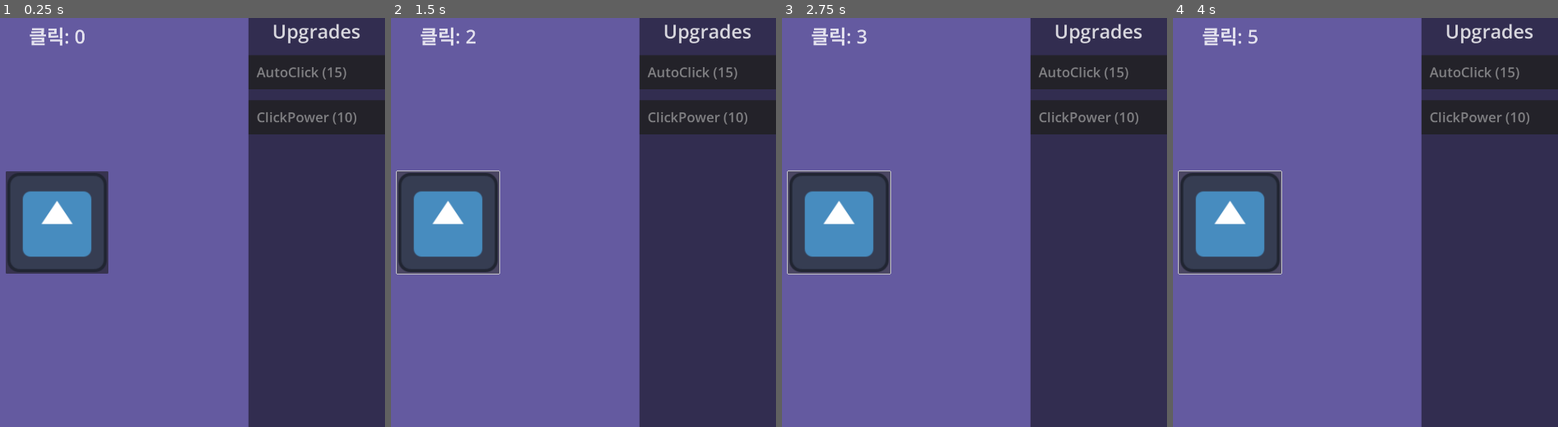
Above: before the commit, frames 1-4 (left to right).
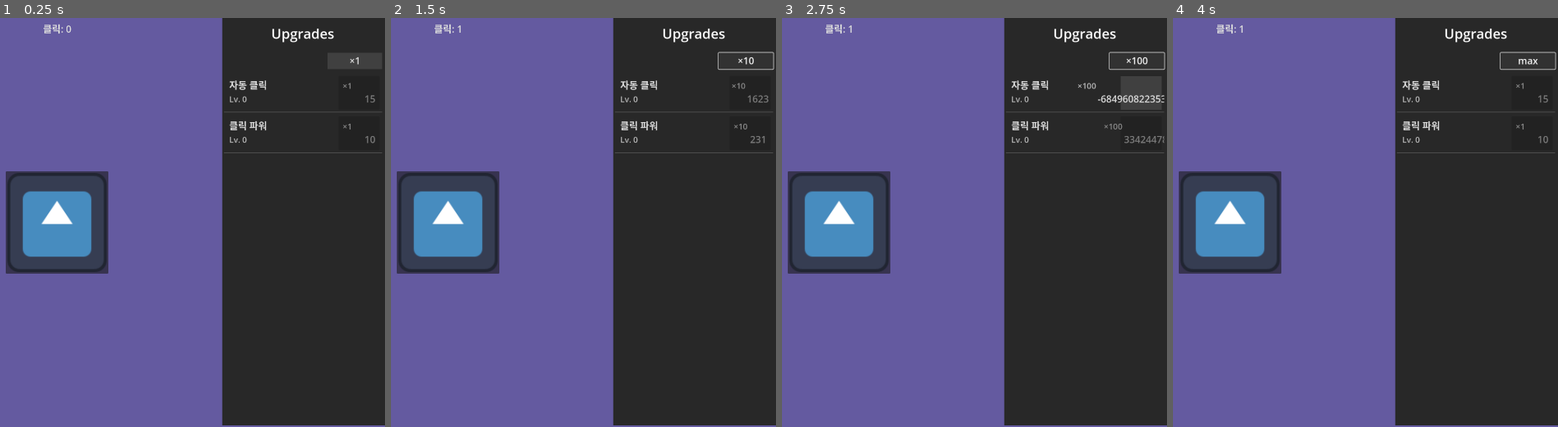
Above: after the commit, the same moments.

Repository: rwajm/godot-mini-clicker
Game: Godot game, scene res://scenes/main.tscn
Same seed, same stepped clock (60 frames per second), same inputs: the game is played once before the commit and once after it. The engine's default icon, where the game draws it, is replaced by a stand-in: a white triangle on a blue panel in a dark square.
Inputs (mouse positions are in pixels of both pictures, inside the frame that each line leads up to; where the layout moved, square brackets give the same spot in the first picture):
- Up to frame 1 (0.25 s): no input
- Up to frame 2 (1.5 s): click (448, 222) at 0.5 s; click (745, 58) [448, 222] at 1.25 s
- Up to frame 3 (2.75 s): click (1136, 58) [839, 222] at 2 s
- Up to frame 4 (4 s): click (1527, 58) [1230, 222] at 2.75 s; click (1527, 58) [1230, 222] at 3.5 s

The runs differ from the first frame. In frame 1, 38% of the frame differs, in the area x 7-100%, y 0-100%; in frame 2, 38%; in frame 3, 38%, in the area x 1-100%, y 0-100%; in frame 4, 38%.

Commit message:
업그레이드 패널(미완)

Diff:
--- /dev/null
+++ b/assets/label_settings_description.tres
@@ -0,0 +1,6 @@
+[gd_resource type="LabelSettings" format=3 uid="uid://cmcjc36abu7hj"]
+
+[resource]
+line_spacing = 0.0
+font_size = 24
+font_color = Color(0.733333, 0.733333, 0.733333, 1)
--- a/assets/label_settings_title.tres
+++ b/assets/label_settings_title.tres
@@ -1,5 +1,5 @@
 [gd_resource type="LabelSettings" format=3 uid="uid://b64bdumv2qjo3"]
 
 [resource]
-font_size = 56
-font_color = Color(1, 1, 1, 0.815686)
+font_size = 28
+font_color = Color(0.866667, 0.866667, 0.866667, 1)
--- a/assets/style_box_flat.tres
+++ /dev/null
@@ -1,5 +0,0 @@
-[gd_resource type="StyleBoxFlat" format=3 uid="uid://djrdrxwvc6fj6"]
-
-[resource]
-content_margin_left = 24.0
-bg_color = Color(0.12549, 0.12549, 0.12549, 0.815686)
--- /dev/null
+++ b/assets/style_box_flat_button.tres
@@ -0,0 +1,4 @@
+[gd_resource type="StyleBoxFlat" format=3 uid="uid://dd2260bp2eese"]
+
+[resource]
+bg_color = Color(0.25098, 0.25098, 0.25098, 1)
--- /dev/null
+++ b/assets/style_box_flat_item.tres
@@ -0,0 +1,11 @@
+[gd_resource type="StyleBoxFlat" format=3 uid="uid://djrdrxwvc6fj6"]
+
+[resource]
+content_margin_left = 16.0
+content_margin_top = 8.0
+content_margin_right = 8.0
+content_margin_bottom = 8.0
+bg_color = Color(0, 0, 0, 0)
+border_width_bottom = 2
+border_color = Color(0.733333, 0.733333, 0.733333, 0.25098)
+shadow_color = Color(0.188235, 0.188235, 0.188235, 1)
--- a/scenes/main.tscn
+++ b/scenes/main.tscn
@@ -1,9 +1,17 @@
-[gd_scene load_steps=5 format=3 uid="uid://cqxtc6fkyicnd"]
+[gd_scene load_steps=8 format=3 uid="uid://cqxtc6fkyicnd"]
 
 [ext_resource type="Script" uid="uid://cr5ea4kw8p4gp" path="res://scripts/game_manager.gd" id="1_jyhfs"]
 [ext_resource type="PackedScene" uid="uid://bcdj31cplynon" path="res://scenes/clicker_button.tscn" id="1_o5qli"]
-[ext_resource type="PackedScene" uid="uid://df1oimf886234" path="res://scenes/upgrade_button.tscn" id="2_0wfyh"]
+[ext_resource type="PackedScene" uid="uid://df1oimf886234" path="res://scenes/upgrade_item.tscn" id="2_0wfyh"]
 [ext_resource type="LabelSettings" uid="uid://b64bdumv2qjo3" path="res://assets/label_settings_title.tres" id="2_sugp2"]
+[ext_resource type="StyleBox" uid="uid://dd2260bp2eese" path="res://assets/style_box_flat_button.tres" id="4_tbgi4"]
+[ext_resource type="Script" uid="uid://bn8icalt3qu8k" path="res://scripts/quantity_selector_button.gd" id="5_tefeu"]
+
+[sub_resource type="StyleBoxEmpty" id="StyleBoxEmpty_tefeu"]
+content_margin_left = 8.0
+content_margin_top = 0.0
+content_margin_right = 8.0
+content_margin_bottom = 0.0
 
 [node name="Main" type="Node2D"]
 script = ExtResource("1_jyhfs")
@@ -62,7 +70,9 @@
 anchor_left = 1.0
 anchor_right = 1.0
 anchor_bottom = 1.0
-offset_left = -400.0
+offset_left = -480.0
+offset_top = -2.0
+offset_bottom = -2.0
 grow_horizontal = 0
 grow_vertical = 2
 
@@ -71,29 +81,60 @@
 anchors_preset = 15
 anchor_right = 1.0
 anchor_bottom = 1.0
+offset_left = 3.0
+offset_top = -3.0
+offset_right = 3.0
+offset_bottom = -3.0
 grow_horizontal = 2
 grow_vertical = 2
-color = Color(0, 0, 0, 0.501961)
+color = Color(0.156863, 0.156863, 0.156863, 1)
 
-[node name="UpgradePanel" type="VBoxContainer" parent="CanvasLayer/UI/UpgradeControl"]
+[node name="UpgradeVbox" type="VBoxContainer" parent="CanvasLayer/UI/UpgradeControl"]
 layout_mode = 1
-anchors_preset = -1
+anchors_preset = 15
 anchor_right = 1.0
 anchor_bottom = 1.0
 grow_horizontal = 2
 grow_vertical = 2
-theme_override_constants/separation = 32
+theme_override_constants/separation = 8
 
-[node name="UpgradeTitle" type="Label" parent="CanvasLayer/UI/UpgradeControl/UpgradePanel"]
+[node name="UpgradeTitle" type="Label" parent="CanvasLayer/UI/UpgradeControl/UpgradeVbox"]
+custom_minimum_size = Vector2(0, 96)
 layout_mode = 2
+size_flags_vertical = 1
+theme_override_font_sizes/font_size = 40
 text = "Upgrades"
-label_settings = ExtResource("2_sugp2")
 horizontal_alignment = 1
+vertical_alignment = 1
 
-[node name="AutoClickButton" parent="CanvasLayer/UI/UpgradeControl/UpgradePanel" instance=ExtResource("2_0wfyh")]
+[node name="UpgradePanelContainer" type="PanelContainer" parent="CanvasLayer/UI/UpgradeControl/UpgradeVbox"]
 layout_mode = 2
-text = "AutoClick"
+size_flags_vertical = 3
+theme_override_styles/panel = SubResource("StyleBoxEmpty_tefeu")
 
-[node name="ClickPowerButton" parent="CanvasLayer/UI/UpgradeControl/UpgradePanel" instance=ExtResource("2_0wfyh")]
+[node name="VBoxContainer" type="VBoxContainer" parent="CanvasLayer/UI/UpgradeControl/UpgradeVbox/UpgradePanelContainer"]
 layout_mode = 2
-text = "ClickPower"
+theme_override_constants/separation = 12
+
+[node name="QuantitySelectorButton" type="Button" parent="CanvasLayer/UI/UpgradeControl/UpgradeVbox/UpgradePanelContainer/VBoxContainer"]
+custom_minimum_size = Vector2(160, 48)
+layout_mode = 2
+size_flags_horizontal = 8
+theme_override_font_sizes/font_size = 28
+theme_override_styles/normal = ExtResource("4_tbgi4")
+text = "×1"
+script = ExtResource("5_tefeu")
+
+[node name="ScrollContainer" type="ScrollContainer" parent="CanvasLayer/UI/UpgradeControl/UpgradeVbox/UpgradePanelContainer/VBoxContainer"]
+layout_mode = 2
+size_flags_vertical = 3
+
+[node name="VBoxContainer" type="VBoxContainer" parent="CanvasLayer/UI/UpgradeControl/UpgradeVbox/UpgradePanelContainer/VBoxContainer/ScrollContainer"]
+layout_mode = 2
+size_flags_horizontal = 3
+
+[node name="AutoClickItem" parent="CanvasLayer/UI/UpgradeControl/UpgradeVbox/UpgradePanelContainer/VBoxContainer/ScrollContainer/VBoxContainer" instance=ExtResource("2_0wfyh")]
+layout_mode = 2
+
+[node name="ClickPowerItem" parent="CanvasLayer/UI/UpgradeControl/UpgradeVbox/UpgradePanelContainer/VBoxContainer/ScrollContainer/VBoxContainer" instance=ExtResource("2_0wfyh")]
+layout_mode = 2
--- a/scenes/upgrade_button.tscn
+++ /dev/null
@@ -1,28 +0,0 @@
-[gd_scene load_steps=4 format=3 uid="uid://df1oimf886234"]
-
-[ext_resource type="StyleBox" uid="uid://djrdrxwvc6fj6" path="res://assets/style_box_flat.tres" id="1_mdhk6"]
-[ext_resource type="Script" uid="uid://5jub373uaprt" path="res://scripts/upgrade_button.gd" id="1_vd32k"]
-
-[sub_resource type="Theme" id="Theme_vd32k"]
-default_font_size = 40
-/styles/stylebox = ExtResource("1_mdhk6")
-
-[node name="UpgradeButton" type="Button"]
-custom_minimum_size = Vector2(0, 100)
-offset_right = 400.0
-offset_bottom = 200.0
-theme = SubResource("Theme_vd32k")
-theme_override_styles/focus = ExtResource("1_mdhk6")
-theme_override_styles/disabled_mirrored = ExtResource("1_mdhk6")
-theme_override_styles/disabled = ExtResource("1_mdhk6")
-theme_override_styles/hover_pressed_mirrored = ExtResource("1_mdhk6")
-theme_override_styles/hover_pressed = ExtResource("1_mdhk6")
-theme_override_styles/hover_mirrored = ExtResource("1_mdhk6")
-theme_override_styles/hover = ExtResource("1_mdhk6")
-theme_override_styles/pressed_mirrored = ExtResource("1_mdhk6")
-theme_override_styles/pressed = ExtResource("1_mdhk6")
-theme_override_styles/normal_mirrored = ExtResource("1_mdhk6")
-theme_override_styles/normal = ExtResource("1_mdhk6")
-text = "textbutton"
-alignment = 0
-script = ExtResource("1_vd32k")
--- /dev/null
+++ b/scenes/upgrade_item.tscn
@@ -0,0 +1,77 @@
+[gd_scene load_steps=7 format=3 uid="uid://df1oimf886234"]
+
+[ext_resource type="StyleBox" uid="uid://djrdrxwvc6fj6" path="res://assets/style_box_flat_item.tres" id="1_mdhk6"]
+[ext_resource type="Script" uid="uid://5jub373uaprt" path="res://scripts/upgrade_item.gd" id="1_vd32k"]
+[ext_resource type="LabelSettings" uid="uid://b64bdumv2qjo3" path="res://assets/label_settings_title.tres" id="3_isks0"]
+[ext_resource type="LabelSettings" uid="uid://cmcjc36abu7hj" path="res://assets/label_settings_description.tres" id="4_0e4al"]
+[ext_resource type="StyleBox" uid="uid://dd2260bp2eese" path="res://assets/style_box_flat_button.tres" id="5_n2pwb"]
+
+[sub_resource type="StyleBoxEmpty" id="StyleBoxEmpty_n2pwb"]
+content_margin_left = 12.0
+content_margin_top = 12.0
+content_margin_right = 12.0
+content_margin_bottom = 12.0
+
+[node name="UpgradeItem" type="PanelContainer"]
+custom_minimum_size = Vector2(0, 115)
+anchors_preset = 10
+anchor_right = 1.0
+offset_bottom = 115.0
+grow_horizontal = 2
+theme_override_styles/panel = ExtResource("1_mdhk6")
+script = ExtResource("1_vd32k")
+
+[node name="HBoxContainer" type="HBoxContainer" parent="."]
+layout_mode = 2
+theme_override_constants/separation = 16
+
+[node name="VBoxContainer" type="VBoxContainer" parent="HBoxContainer"]
+layout_mode = 2
+size_flags_horizontal = 2
+
+[node name="NameLabel" type="Label" parent="HBoxContainer/VBoxContainer"]
+layout_mode = 2
+size_flags_horizontal = 0
+size_flags_vertical = 10
+text = "UpgradeName"
+label_settings = ExtResource("3_isks0")
+vertical_alignment = 1
+
+[node name="LevelLabel" type="Label" parent="HBoxContainer/VBoxContainer"]
+layout_mode = 2
+size_flags_horizontal = 0
+size_flags_vertical = 2
+text = "Lv. 0"
+label_settings = ExtResource("4_0e4al")
+vertical_alignment = 1
+
+[node name="UpgradeButton" type="Button" parent="HBoxContainer"]
+custom_minimum_size = Vector2(120, 0)
+layout_mode = 2
+size_flags_horizontal = 8
+theme_override_styles/normal = ExtResource("5_n2pwb")
+
+[node name="PanelContainer" type="PanelContainer" parent="HBoxContainer/UpgradeButton"]
+layout_mode = 1
+anchors_preset = 15
+anchor_right = 1.0
+anchor_bottom = 1.0
+grow_horizontal = 2
+grow_vertical = 2
+theme_override_styles/panel = SubResource("StyleBoxEmpty_n2pwb")
+
+[node name="HBoxContainer" type="HBoxContainer" parent="HBoxContainer/UpgradeButton/PanelContainer"]
+layout_mode = 2
+
+[node name="QuantityLabel" type="Label" parent="HBoxContainer/UpgradeButton/PanelContainer/HBoxContainer"]
+layout_mode = 2
+size_flags_vertical = 0
+text = "×1"
+label_settings = ExtResource("4_0e4al")
+
+[node name="CostLabel" type="Label" parent="HBoxContainer/UpgradeButton/PanelContainer/HBoxContainer"]
+layout_mode = 2
+size_flags_horizontal = 10
+size_flags_vertical = 8
+text = "0"
+label_settings = ExtResource("3_isks0")
--- a/scripts/game_manager.gd
+++ b/scripts/game_manager.gd
@@ -1,16 +1,28 @@
 extends Node2D
 
 var clicks: int = 0
-var clicks_per_second: int = 0
-var click_power: int = 1
+var auto_click_power: int = 0
+var manual_click_power: int = 1
+
+var auto_click_base_price: int = 15
+var click_power_base_price: int = 10
 
 var auto_click_price: int = 15
 var click_power_price: int = 10
 
+# 업그레이드 레벨 추가
+var auto_click_level: int = 0
+var click_power_level: int = 0
+
+# 가격 배수
+var auto_click_multiplier: float = 1.5
+var click_power_multiplier: float = 1.2
+
 @onready var score_label = $CanvasLayer/UI/ScoreLabel
 @onready var clicker_button = $CanvasLayer/UI/ClickerControl/ClickerButton
-@onready var auto_click_button = $CanvasLayer/UI/UpgradeControl/UpgradePanel/AutoClickButton
-@onready var click_power_button = $CanvasLayer/UI/UpgradeControl/UpgradePanel/ClickPowerButton
+@onready var auto_click_item = $CanvasLayer/UI/UpgradeControl/UpgradeVbox/UpgradePanelContainer/VBoxContainer/ScrollContainer/VBoxContainer/AutoClickItem
+@onready var click_power_item = $CanvasLayer/UI/UpgradeControl/UpgradeVbox/UpgradePanelContainer/VBoxContainer/ScrollContainer/VBoxContainer/ClickPowerItem
+@onready var quantity_selector_button = $CanvasLayer/UI/UpgradeControl/UpgradeVbox/UpgradePanelContainer/VBoxContainer/QuantitySelectorButton
 
 func _ready():
 	update_ui()
@@ -20,11 +32,12 @@
 
 func connect_signals():
 	clicker_button.clicked.connect(_on_clicker_button_clicked)
-	auto_click_button.upgrade_requested.connect(buy_auto_click)
-	click_power_button.upgrade_requested.connect(buy_click_power)
+	auto_click_item.upgrade_requested.connect(func(): buy_upgrade("auto_click"))
+	click_power_item.upgrade_requested.connect(func(): buy_upgrade("click_power"))
+	quantity_selector_button.quantity_changed.connect(_on_quantity_changed)
 
 func _on_clicker_button_clicked():
-	clicks += click_power
+	clicks += manual_click_power
 	update_ui()
 
 func setup_timers():
@@ -35,35 +48,78 @@
 	add_child(timer)
 
 func _on_timer_timeout():
-	clicks += clicks_per_second
+	clicks += auto_click_power
 	update_ui()
 
-func buy_auto_click():
-	if clicks >= auto_click_price:
-		clicks -= auto_click_price
-		clicks_per_second += 1
-		auto_click_price = int(auto_click_price * 1.5)
-		update_ui()
+func _on_quantity_changed(mode):
+	update_ui()
 
-func buy_click_power():
-	if clicks >= click_power_price:
-		clicks -= click_power_price
-		click_power += 1
-		click_power_price = int(click_power_price * 1.2)
+func buy_upgrade(upgrade_type: String):
+	var base_price: int
+	var level: int
+	var multiplier: float
+	var item
+
+	match upgrade_type:
+		"auto_click":
+			base_price = auto_click_base_price
+			level = auto_click_level
+			multiplier = auto_click_multiplier
+			item = auto_click_item
+		"click_power":
+			base_price = click_power_base_price
+			level = click_power_level
+			multiplier = click_power_multiplier
+			item = click_power_item
+		_:
+			return
+
+	var quantity = quantity_selector_button.get_quantity(clicks, base_price, level, multiplier)
+	var total_cost = quantity_selector_button.calculate_total_cost(base_price, level, multiplier, quantity)
+
+	if clicks >= total_cost:
+		clicks -= total_cost
+
+		match upgrade_type:
+			"auto_click":
+				auto_click_power += quantity
+				auto_click_level += quantity
+				# 새로운 가격 계산
+				auto_click_price = auto_click_base_price
+				for i in range(auto_click_level):
+					auto_click_price = int(auto_click_price * auto_click_multiplier)
+			"click_power":
+				manual_click_power += quantity
+				click_power_level += quantity
+				# 새로운 가격 계산
+				click_power_price = click_power_base_price
+				for i in range(click_power_level):
+					click_power_price = int(click_power_price * click_power_multiplier)
+
+		item.upgrade_purchased(quantity)
 		update_ui()
 
 func update_ui():
 	score_label.text = "클릭: " + str(clicks)
-	auto_click_button.set_button_state(clicks, auto_click_price, "AutoClick")
-	click_power_button.set_button_state(clicks, click_power_price, "ClickPower")
+
+	var auto_click_quantity = quantity_selector_button.get_quantity(clicks, auto_click_base_price, auto_click_level, auto_click_multiplier)
+	var auto_click_total_cost = quantity_selector_button.calculate_total_cost(auto_click_base_price, auto_click_level, auto_click_multiplier, auto_click_quantity)
+
+	var click_power_quantity = quantity_selector_button.get_quantity(clicks, click_power_base_price, click_power_level, click_power_multiplier)
+	var click_power_total_cost = quantity_selector_button.calculate_total_cost(click_power_base_price, click_power_level, click_power_multiplier, click_power_quantity)
+
+	auto_click_item.set_button_state(clicks, auto_click_total_cost, "자동 클릭", auto_click_quantity)
+	click_power_item.set_button_state(clicks, click_power_total_cost, "클릭 파워", click_power_quantity)
 
 func save_game():
 	var save_data = {
 		"clicks": clicks,
-		"clicks_per_second": clicks_per_second,
-		"click_power": click_power,
+		"auto_click_power": auto_click_power,
+		"manual_click_power": manual_click_power,
 		"auto_click_price": auto_click_price,
-		"click_power_price": click_power_price
+		"click_power_price": click_power_price,
+		"auto_click_level": auto_click_level,
+		"click_power_level": click_power_level
 	}
 	var file = FileAccess.open("user://savegame.save", FileAccess.WRITE)
 	file.store_string(JSON.stringify(save_data))
@@ -75,10 +131,17 @@
 		var save_data = JSON.parse_string(file.get_as_text())
 		file.close()
 		clicks = save_data.get("clicks", 0)
-		clicks_per_second = save_data.get("clicks_per_second", 0)
-		click_power = save_data.get("click_power", 1)
+		auto_click_power = save_data.get("auto_click_power", 0)
+		manual_click_power = save_data.get("manual_click_power", 1)
 		auto_click_price = save_data.get("auto_click_price", 15)
 		click_power_price = save_data.get("click_power_price", 10)
+		auto_click_level = save_data.get("auto_click_level", 0)
+		click_power_level = save_data.get("click_power_level", 0)
+
+		# 아이템의 레벨 정보 복원
+		auto_click_item.current_level = auto_click_level
+		click_power_item.current_level = click_power_level
+
 		update_ui()
 
 func _notification(what):
--- /dev/null
+++ b/scripts/quantity_selector_button.gd
@@ -0,0 +1,88 @@
+extends Button
+
+signal quantity_changed(quantity: int)
+
+enum QuantityMode {
+	ONE,
+	TEN,
+	HUNDRED,
+	FIT,
+	MAX
+}
+
+var current_mode: QuantityMode = QuantityMode.ONE
+var mode_texts = ["×1", "×10", "×100", "fit", "max"]
+
+func _ready():
+	pressed.connect(_on_pressed)
+	update_display()
+
+func _on_pressed():
+	# 다음 모드로 순환
+	current_mode = (current_mode + 1) % QuantityMode.size()
+	update_display()
+
+	# 현재 모드에 따른 수량 계산은 GameManager에서 처리
+	emit_signal("quantity_changed", current_mode)
+
+func update_display():
+	text = mode_texts[current_mode]
+
+func get_quantity(current_clicks: int, base_price: int, current_level: int, price_multiplier: float) -> int:
+	match current_mode:
+		QuantityMode.ONE:
+			return 1
+		QuantityMode.TEN:
+			return 10
+		QuantityMode.HUNDRED:
+			return 100
+		QuantityMode.FIT:
+			return calculate_fit_quantity(current_clicks, base_price, current_level, price_multiplier)
+		QuantityMode.MAX:
+			return calculate_max_quantity(current_clicks, base_price, current_level, price_multiplier)
+	return 1
+
+func calculate_fit_quantity(current_clicks: int, base_price: int, current_level: int, price_multiplier: float) -> int:
+	# 현재 레벨에서 다음 10의 배수까지 구매할 수 있는 수량 계산
+	var next_round_level = ((current_level / 10) + 1) * 10
+	var target_quantity = next_round_level - current_level
+
+	# 해당 수량을 구매할 수 있는지 확인
+	var total_cost = calculate_total_cost(base_price, current_level, price_multiplier, target_quantity)
+	if current_clicks >= total_cost:
+		return target_quantity
+	else:
+		# 구매할 수 없다면 현재 구매 가능한 최대 수량 반환
+		return calculate_max_quantity(current_clicks, base_price, current_level, price_multiplier)
+
+func calculate_max_quantity(current_clicks: int, base_price: int, current_level: int, price_multiplier: float) -> int:
+	var total_cost = 0
+	var quantity = 0
+	var current_price = base_price
+
+	# 현재 레벨에서의 가격 계산
+	for i in range(current_level):
+		current_price = int(current_price * price_multiplier)
+
+	# 구매 가능한 최대 수량 계산
+	while total_cost + current_price <= current_clicks:
+		total_cost += current_price
+		quantity += 1
+		current_price = int(current_price * price_multiplier)
+
+	return max(1, quantity)
+
+func calculate_total_cost(base_price: int, current_level: int, price_multiplier: float, quantity: int) -> int:
+	var total_cost = 0
+	var current_price = base_price
+
+	# 현재 레벨에서의 가격 계산
+	for i in range(current_level):
+		current_price = int(current_price * price_multiplier)
+
+	# 지정된 수량만큼의 총 비용 계산
+	for i in range(quantity):
+		total_cost += current_price
+		current_price = int(current_price * price_multiplier)
+
+	return total_cost
--- a/scripts/upgrade_button.gd
+++ /dev/null
@@ -1,13 +0,0 @@
-extends Button
-
-signal upgrade_requested
-
-func _ready():
-	pressed.connect(_on_pressed)
-
-func _on_pressed():
-	emit_signal("upgrade_requested")
-
-func set_button_state(current_clicks: int, price: int, label: String):
-	text = "%s (%d)" % [label, price]
-	disabled = current_clicks < price
--- /dev/null
+++ b/scripts/upgrade_item.gd
@@ -0,0 +1,40 @@
+extends PanelContainer
+
+signal upgrade_requested
+
+@onready var name_label = $HBoxContainer/VBoxContainer/NameLabel
+@onready var level_label = $HBoxContainer/VBoxContainer/LevelLabel
+@onready var upgrade_button = $HBoxContainer/UpgradeButton
+@onready var quantity_label = $HBoxContainer/UpgradeButton/PanelContainer/HBoxContainer/QuantityLabel
+@onready var cost_label = $HBoxContainer/UpgradeButton/PanelContainer/HBoxContainer/CostLabel
+
+var current_level: int = 0
+var item_name: String = ""
+
+func _ready():
+	upgrade_button.pressed.connect(_on_upgrade_button_pressed)
+
+func _on_upgrade_button_pressed():
+	emit_signal("upgrade_requested")
+
+func set_button_state(current_clicks: int, price: int, upgrade_name: String, quantity: int):
+	item_name = upgrade_name
+	name_label.text = upgrade_name
+	level_label.text = "Lv. %d" % current_level
+	quantity_label.text = "×%d" % quantity
+	cost_label.text = str(price)
+
+	# 구매 가능 여부에 따라 버튼 상태 변경
+	upgrade_button.disabled = current_clicks < price
+
+	# 구매 가능 여부에 따라 색상 변경
+	if current_clicks >= price:
+		cost_label.modulate = Color.WHITE
+		upgrade_button.modulate = Color.WHITE
+	else:
+		cost_label.modulate = Color.GRAY
+		upgrade_button.modulate = Color.GRAY
+
+func upgrade_purchased(quantity: int):
+	current_level += quantity
+	level_label.text = "Lv. %d" % current_level
Not shown, added: scripts/quantity_selector_button.gd.uid
Renamed: scripts/upgrade_button.gd.uid -> scripts/upgrade_item.gd.uid
